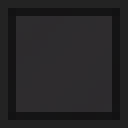
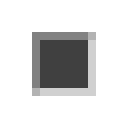
Comparing the layer stacks of the two 128×128 images. Changes:
hid "Border Top" over left=0, top=0, right=128, bottom=8
hid "Border Left" over left=0, top=0, right=8, bottom=128
hid "Border Bottom" over left=0, top=120, right=128, bottom=128
hid "Border Right" over left=120, top=0, right=128, bottom=128
hid "Border Top Gray" over left=0, top=8, right=128, bottom=16
hid "Border Left Gray" over left=8, top=0, right=16, bottom=128
hid "Border Right Gray" over left=112, top=0, right=120, bottom=128
hid "Border Bottom Gray" over left=0, top=112, right=128, bottom=120
added layer "Frame #1" (75%) above "Frame #2" over left=40, top=40, right=88, bottom=88
added layer "Frame #2" (50%) above "Frame" over left=32, top=32, right=96, bottom=96
hid "Top Tank", opacity 50% → 75%, painted on it over left=0, top=0, right=128, bottom=128
hid "Top", painted on it over left=0, top=0, right=128, bottom=128
hid "Basic copy" over left=0, top=0, right=128, bottom=128
hid "Basic" over left=0, top=0, right=128, bottom=128
